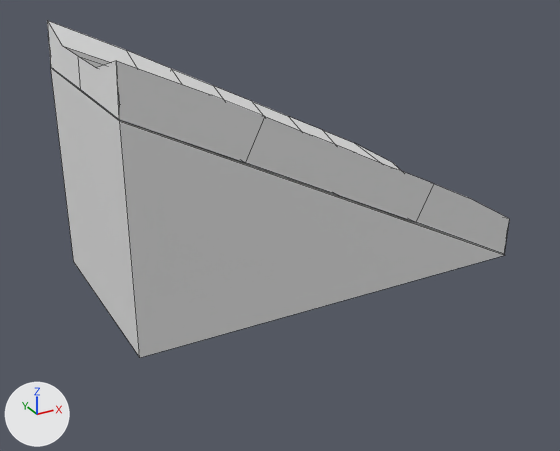
The Blender file Assets/Art/Models/ramp.blend: old version first, new version second.
One viewpoint serves both versions: a camera (50 mm lens) standing at (-0.9, -1.576, 0.889) and looking at (-0.063, -0.053, 0.128). Lighting does not change. The marker at lower left points along +X, +Y and +Z. Mesh edges are drawn as thin lines.

The older version as bpy lines, for what is in view:
```python
me_cube = bpy.data.meshes.new('Cube')
me_cube.from_pydata(...)  # 76 vertices, 50 faces, 4 loose edges; spans x -0.5..0.502, y -0.25..0.25, z 0.002..0.608
# faces by material slot: [34, 16]
me_cube.materials.append(mat_material)  # white #e7e7e7
me_cube.materials.append(mat_material_001)  # grey #b2b2b2
me_cube_002 = bpy.data.meshes.new('Cube.002')
me_cube_002.from_pydata([(-0.5, -0.253, 0.001), (-0.5, -0.253, 0.501), (-0.5, 0.253, 0.001), (-0.5, 0.253, 0.501), (0.5, -0.253, 0.001), (0.5, 0.253, 0.001)], [], [(0, 1, 3, 2), (2, 3, 5), (4, 1, 0), (2, 5, 4, 0), (5, 3, 1, 4)])
ob_cube = bpy.data.objects.new('Cube', me_cube_002)
ob_cube.location = (0.0, 0.0, 0.0)
ob_cube_001 = bpy.data.objects.new('Cube.001', me_cube)
ob_cube_001.location = (0.0, 0.0, 0.0)
```
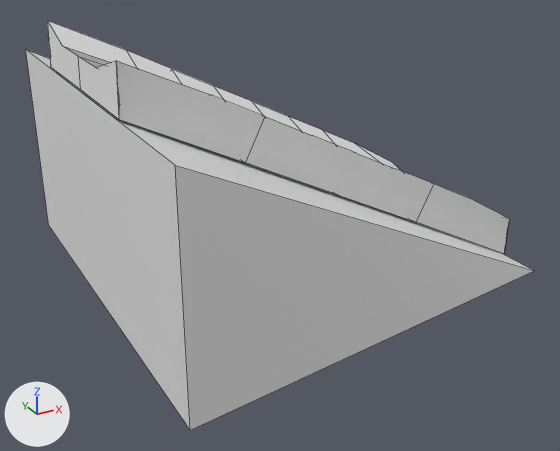
Pixel boxes [x1, y1, x2, y2] of what changed, in the pictures (560 x 451 px):
'Cube', reshaped (12% wider, 31% taller)
    before: [51, 68, 504, 358]
    after: [26, 50, 534, 430]

The change, as a list of edits to the scene's bpy script:
```text
Change me_cube_002:
    where me_cube_002.from_pydata(...)  # 6 vertices, 5 faces; spans x -0.5..0.5, y -0.253..0.253, z 0.001..0.501
    used by ob_cube; location = (0.0, 0.0, 0.0)
    me_cube_002 part 1
    me_cube_002.vertices[0].co: (-0.5, -0.253, 0.001) -> (-0.5, -0.518, 0.001)  # pixel (139, 357) -> pixel (190, 430)
    me_cube_002.vertices[1].co: (-0.5, -0.253, 0.501) -> (-0.5, -0.518, 0.498)  # pixel (119, 121) -> pixel (175, 165)
    me_cube_002.vertices[2].co: (-0.5, 0.253, 0.001) -> (-0.5, 0.518, 0.001)  # pixel (73, 261) -> pixel (48, 225)
    me_cube_002.vertices[3].co: (-0.5, 0.253, 0.501) -> (-0.5, 0.518, 0.498)  # pixel (50, 67) -> pixel (25, 49)
    me_cube_002.vertices[4].co: (0.5, -0.253, 0.001) -> (0.5, -0.356, 0.001)  # pixel (505, 255) -> pixel (534, 270)
    me_cube_002.vertices[5].co: (0.5, 0.253, 0.001) -> (0.5, 0.356, 0.001)
```
